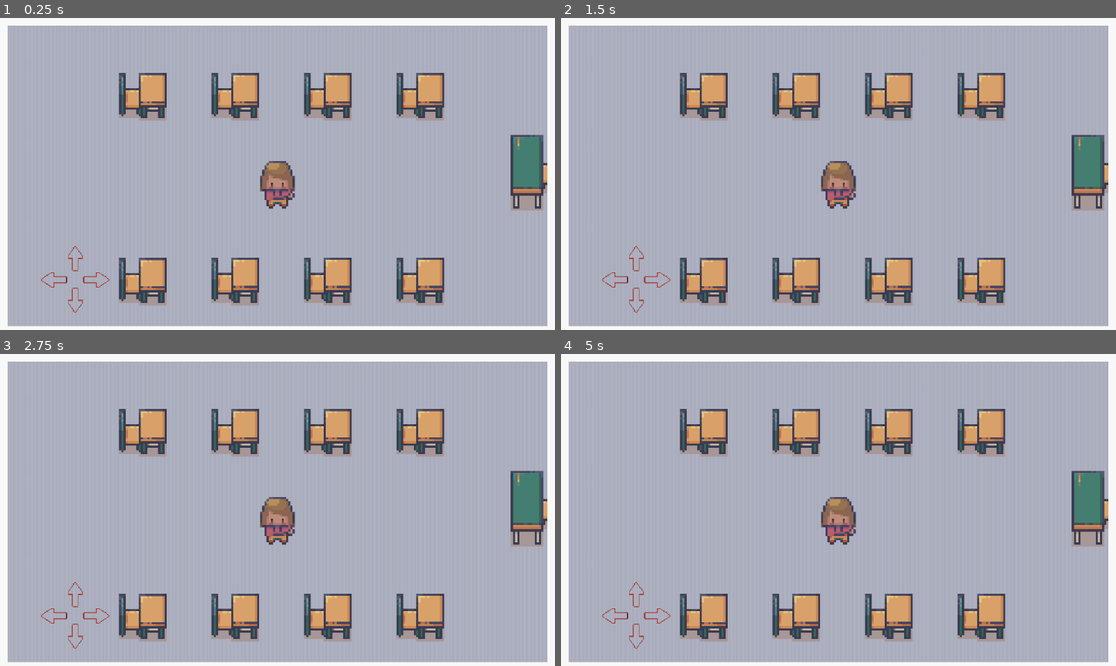
Above: before the commit, frames 1-4 (two rows, left to right).
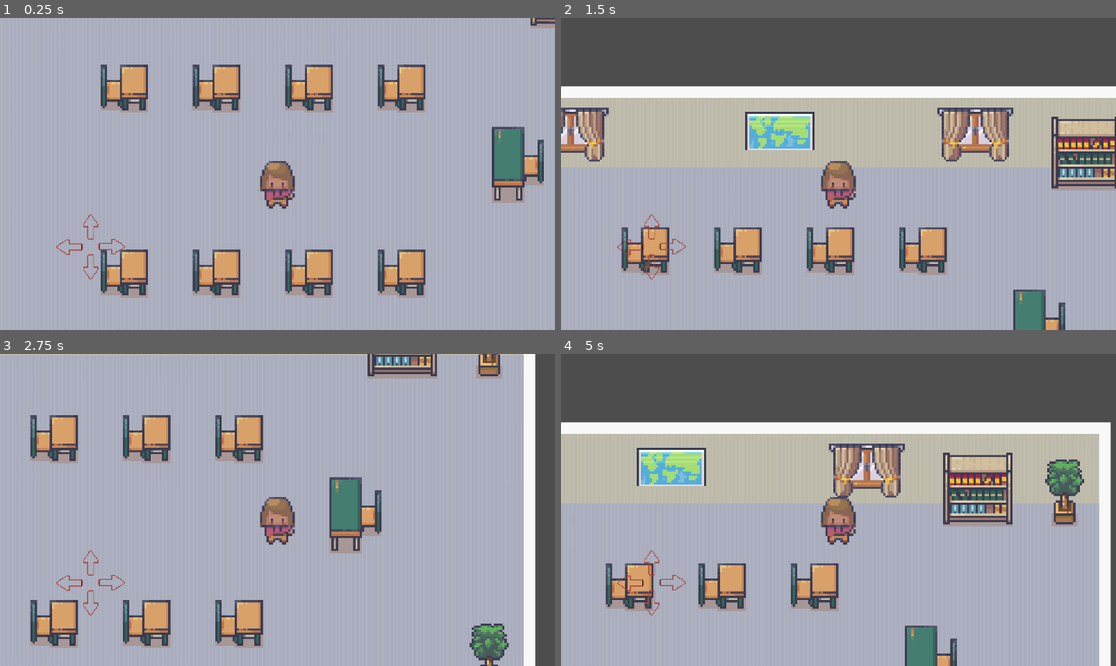
Above: after the commit, the same moments.

Repository: pr-th/D_Game
Game: Godot game, scene res://Scenes/classroom.tscn
Two runs of this game, one before a commit and one after it. Both use one fixed random seed, a clock stepped at 60 frames per second and the inputs below. This scene is started directly instead of the project's main scene.
Inputs (mouse positions are in pixels of both pictures, inside the frame that each line leads up to; where the layout moved, square brackets give the same spot in the first picture):
- Up to frame 1 (0.25 s): no input
- Up to frame 2 (1.5 s): click (649, 227) [638, 258] at 0.5 s; click (672, 245) [655, 280] at 1.25 s
- Up to frame 3 (2.75 s): click (88, 603) [77, 634] at 2 s
- Up to frame 4 (5 s): click (633, 581) [616, 616] at 2.75 s; click (649, 563) [638, 594] at 3.5 s; click (672, 581) [655, 616] at 4.25 s

The runs differ from the first frame. In frame 1, 22% of the frame differs, in the area x 0-100%, y 0-100%; in frame 2, 47%; in frame 3, 26%; in frame 4, 48%.

Commit message:
switched to contol touch now works

Diff:
--- a/Scenes/amulya.tscn
+++ b/Scenes/amulya.tscn
@@ -80,10 +80,6 @@
 [node name="Amulya" type="CharacterBody2D"]
 script = ExtResource("1_lnovq")
 
-[node name="Camera2D" type="Camera2D" parent="."]
-zoom = Vector2(1.5, 1.5)
-position_smoothing_enabled = true
-
 [node name="AnimatedSprite2D" type="AnimatedSprite2D" parent="."]
 scale = Vector2(3, 3)
 sprite_frames = SubResource("SpriteFrames_kvrac")
@@ -92,3 +88,6 @@
 [node name="CollisionShape2D" type="CollisionShape2D" parent="."]
 position = Vector2(-1, 29)
 shape = SubResource("CircleShape2D_kvrac")
+
+[node name="Camera2D" type="Camera2D" parent="."]
+zoom = Vector2(1.5, 1.5)
--- a/Scenes/classroom.tscn
+++ b/Scenes/classroom.tscn
@@ -1,11 +1,12 @@
-[gd_scene load_steps=5 format=4 uid="uid://dg5qybdq43rn1"]
+[gd_scene load_steps=4 format=4 uid="uid://dg5qybdq43rn1"]
 
 [ext_resource type="TileSet" uid="uid://bsjsyi1qdiko" path="res://Assets/blocks.tres" id="1_r2sku"]
 [ext_resource type="TileSet" uid="uid://c8b81fsl1lmdw" path="res://Assets/furniture.tres" id="2_e2gld"]
-[ext_resource type="PackedScene" uid="uid://cngibk5gbb0a3" path="res://Scenes/amulya.tscn" id="3_e2gld"]
 [ext_resource type="PackedScene" uid="uid://80twmfosa2l1" path="res://Scenes/mobile-screen.tscn" id="4_gd8ya"]
 
-[node name="Classroom" type="Node2D"]
+[node name="Classroom" type="Control"]
+layout_mode = 3
+anchors_preset = 0
 metadata/_edit_horizontal_guides_ = [-2.0, 649.0, 364.0]
 metadata/_edit_vertical_guides_ = [1153.0, -2.0, 545.0]
 
@@ -17,7 +18,4 @@
 tile_map_data = PackedByteArray("AAAmAA4ABQAHAHgAAAAeAA4ABQAHAHgAAAAWAA4ABQAHAHgAAABEACEABQAfAIUAAAAQAAMABQANAEgAAAAzAA …(208 unchanged characters)…
 tile_set = ExtResource("2_e2gld")
 
-[node name="Amulya" parent="." instance=ExtResource("3_e2gld")]
-position = Vector2(544, 335)
-
 [node name="CanvasLayer" parent="." instance=ExtResource("4_gd8ya")]
--- a/Scenes/info.tscn
+++ b/Scenes/info.tscn
@@ -5,7 +5,9 @@
 [ext_resource type="Texture2D" uid="uid://dbqr6avmwvcr7" path="res://Assets/arrow.png" id="3_qjrxf"]
 [ext_resource type="Texture2D" uid="uid://obtp1m0fkst7" path="res://Assets/home.png" id="4_ahul7"]
 
-[node name="Info" type="Node2D"]
+[node name="Info" type="Control"]
+layout_mode = 3
+anchors_preset = 0
 script = ExtResource("1_ugdrp")
 metadata/_edit_horizontal_guides_ = [136.0, 411.0]
 
--- a/Scenes/main_menu.tscn
+++ b/Scenes/main_menu.tscn
@@ -10,7 +10,9 @@
 [sub_resource type="StyleBoxFlat" id="StyleBoxFlat_16hvj"]
 bg_color = Color(0.358992, 0.484376, 0.374887, 1)
 
-[node name="MainMenu" type="Node2D"]
+[node name="MainMenu" type="Control"]
+layout_mode = 3
+anchors_preset = 0
 script = ExtResource("1_n45e2")
 metadata/_edit_horizontal_guides_ = [350.0, 267.0, -54.0]
 metadata/_edit_vertical_guides_ = [596.0, 223.0, 932.0, 575.0]
--- a/Scenes/mobile-screen.tscn
+++ b/Scenes/mobile-screen.tscn
@@ -1,59 +1,66 @@
-[gd_scene load_steps=5 format=4 uid="uid://80twmfosa2l1"]
+[gd_scene load_steps=6 format=4 uid="uid://80twmfosa2l1"]
 
 [ext_resource type="TileSet" uid="uid://bsjsyi1qdiko" path="res://Assets/blocks.tres" id="1_5tyyg"]
 [ext_resource type="Script" uid="uid://k2dumrhmg1pm" path="res://Scenes/mobile_screen.gd" id="1_aq7k0"]
+[ext_resource type="PackedScene" uid="uid://cngibk5gbb0a3" path="res://Scenes/amulya.tscn" id="2_s2b4v"]
 [ext_resource type="Texture2D" uid="uid://dm8vfdywo0eu" path="res://Assets/arrow_conrol.png" id="2_u5vef"]
 [ext_resource type="Texture2D" uid="uid://btdu5g355lpcn" path="res://Assets/arrow_conrol_laid.png" id="4_b6by1"]
 
-[node name="CanvasLayer" type="CanvasLayer"]
+[node name="CanvasLayer" type="Control" groups=["mobile_controls"]]
+layout_mode = 3
+anchors_preset = 0
 script = ExtResource("1_aq7k0")
-metadata/_edit_vertical_guides_ = [140.0, 172.0]
-metadata/_edit_horizontal_guides_ = [526.0, 560.0]
+metadata/_edit_vertical_guides_ = [172.0, 204.0]
+metadata/_edit_horizontal_guides_ = [459.0, 491.0]
+
+[node name="Amulya" parent="." instance=ExtResource("2_s2b4v")]
+position = Vector2(570, 346)
 
 [node name="levelborder" type="TileMapLayer" parent="."]
 tile_map_data = PackedByteArray("AAAAAAAAAQAZAAcAAAAAAAEAAQAZAAcAAAAAAAIAAQAZAAcAAAAAAAMAAQAZAAcAAAAAAAQAAQAZAAcAAAAAAA …(3472 unchanged characters)…
 tile_set = ExtResource("1_5tyyg")
 
-[node name="up" type="TextureButton" parent="."]
-offset_left = 114.0
-offset_top = 461.0
-offset_right = 199.0
-offset_bottom = 541.0
-texture_normal = ExtResource("2_u5vef")
+[node name="CanvasLayer" type="CanvasLayer" parent="."]
+
+[node name="right" type="TextureButton" parent="CanvasLayer" groups=["mobile_controls"]]
+offset_left = 188.0
+offset_top = 432.0
+offset_right = 273.0
+offset_bottom = 518.0
+texture_normal = ExtResource("4_b6by1")
 ignore_texture_size = true
 stretch_mode = 0
 
-[node name="down" type="TextureButton" parent="."]
-offset_left = 114.0
-offset_top = 545.0
-offset_right = 199.0
-offset_bottom = 625.0
+[node name="down" type="TextureButton" parent="CanvasLayer" groups=["mobile_controls"]]
+offset_left = 146.0
+offset_top = 476.0
+offset_right = 231.0
+offset_bottom = 556.0
 texture_normal = ExtResource("2_u5vef")
 ignore_texture_size = true
 stretch_mode = 0
 flip_v = true
 
-[node name="right" type="TextureButton" parent="."]
-offset_left = 156.0
-offset_top = 501.0
-offset_right = 241.0
-offset_bottom = 587.0
-texture_normal = ExtResource("4_b6by1")
-ignore_texture_size = true
-stretch_mode = 0
-
-[node name="left" type="TextureButton" parent="."]
-offset_left = 71.0
-offset_top = 501.0
-offset_right = 156.0
-offset_bottom = 587.0
+[node name="left" type="TextureButton" parent="CanvasLayer" groups=["mobile_controls"]]
+offset_left = 103.0
+offset_top = 433.0
+offset_right = 188.0
+offset_bottom = 519.0
 texture_normal = ExtResource("4_b6by1")
 ignore_texture_size = true
 stretch_mode = 0
 flip_h = true
 
-[connection signal="pressed" from="up" to="." method="_on_up_pressed"]
-[connection signal="pressed" from="down" to="." method="_on_down_pressed"]
-[connection signal="pressed" from="down" to="." method="_on_texture_button_pressed"]
-[connection signal="pressed" from="right" to="." method="_on_texture_button_pressed"]
-[connection signal="pressed" from="left" to="." method="_on_texture_button_pressed"]
+[node name="up" type="TextureButton" parent="CanvasLayer"]
+offset_left = 146.0
+offset_top = 395.0
+offset_right = 231.0
+offset_bottom = 475.0
+texture_normal = ExtResource("2_u5vef")
+ignore_texture_size = true
+stretch_mode = 0
+
+[connection signal="pressed" from="CanvasLayer/right" to="." method="_on_right_pressed"]
+[connection signal="pressed" from="CanvasLayer/down" to="." method="_on_down_pressed"]
+[connection signal="pressed" from="CanvasLayer/left" to="." method="_on_left_pressed"]
+[connection signal="pressed" from="CanvasLayer/up" to="." method="_on_up_pressed"]
--- a/Scenes/mobile_screen.gd
+++ b/Scenes/mobile_screen.gd
@@ -1,8 +1,18 @@
-extends CanvasLayer
+extends Control
 
-func _on_up_pressed() -> void:
-	pass # Replace with function body.
+signal direction_changed(new_vector: Vector2)
 
+func _ready():
+	print("Mobile controller ready")
 
-func _on_down_pressed() -> void:
-	pass # Replace with function body.
+func _on_up_pressed():
+	emit_signal("direction_changed", Vector2.UP)
+
+func _on_down_pressed():
+	emit_signal("direction_changed", Vector2.DOWN)
+
+func _on_left_pressed():
+	emit_signal("direction_changed", Vector2.LEFT)
+
+func _on_right_pressed():
+	emit_signal("direction_changed", Vector2.RIGHT)
--- a/Scripts/amulya.gd
+++ b/Scripts/amulya.gd
@@ -3,42 +3,21 @@
 const SPEED = 300.0
 var input_vector := Vector2.ZERO
 
-func _physics_process(delta: float) -> void:
-	velocity = input_vector * SPEED
+func _ready():
+	await get_tree().process_frame
+	var controller = get_tree().get_first_node_in_group("mobile_controls")
+	if controller:
+		controller.connect("direction_changed", Callable(self, "_on_direction_changed"))
+		print("Connected to controller:", controller.name)
+	else:
+		push_error("Controller not found!")
+
+func _on_direction_changed(new_vector: Vector2) -> void:
+	input_vector = new_vector
+
+func _physics_process(_delta: float) -> void:
+	if input_vector != Vector2.ZERO:
+		velocity = input_vector.normalized() * SPEED
+	else:
+		velocity = Vector2.ZERO
 	move_and_slide()
-
-
-# --- Up Button ---
-func _on_up_button_down() -> void:
-	input_vector.y = -1
-
-func _on_up_button_up() -> void:
-	if input_vector.y == -1:
-		input_vector.y = 0
-
-
-# --- Down Button ---
-func _on_down_button_down() -> void:
-	input_vector.y = 1
-
-func _on_down_button_up() -> void:
-	if input_vector.y == 1:
-		input_vector.y = 0
-
-
-# --- Left Button ---
-func _on_left_button_down() -> void:
-	input_vector.x = -1
-
-func _on_left_button_up() -> void:
-	if input_vector.x == -1:
-		input_vector.x = 0
-
-
-# --- Right Button ---
-func _on_right_button_down() -> void:
-	input_vector.x = 1
-
-func _on_right_button_up() -> void:
-	if input_vector.x == 1:
-		input_vector.x = 0
--- a/info.gd
+++ b/info.gd
@@ -1,4 +1,4 @@
-extends Node2D
+extends Control
 @export var json_file: String = "res://Assets/pages.json"
 var pages: Array = []
 var current_page: int = 0
--- a/main_menu.gd
+++ b/main_menu.gd
@@ -1,4 +1,4 @@
-extends Node2D
+extends Control
 
 @onready var start_btn = $Start_BTN
 @onready var info_btn = $Info_BTN
